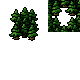
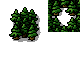
Layered file, before and after one edit (80 x 80). Changes by layer:
showed "Paint Layer 1", painted on it over [12, 8, 76, 42]